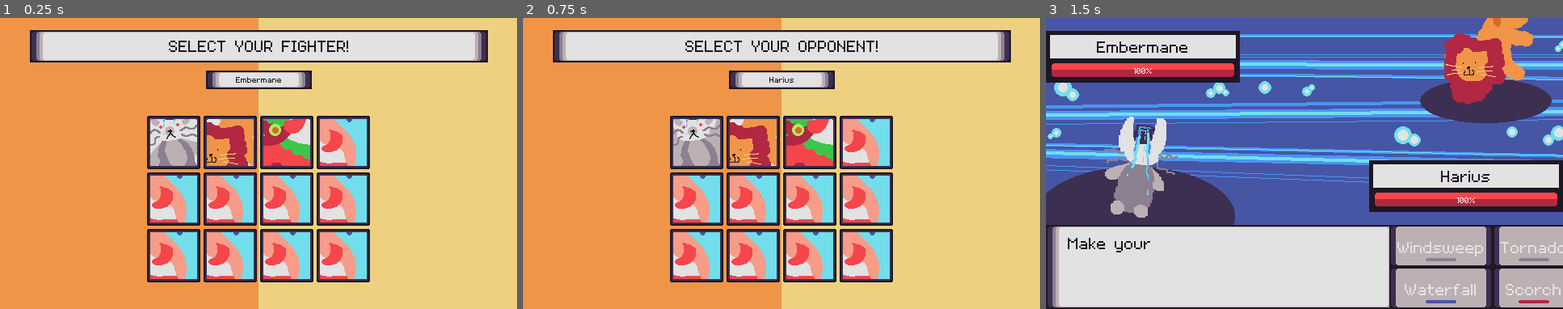
Above: before the commit, frames 1-3 (left to right).
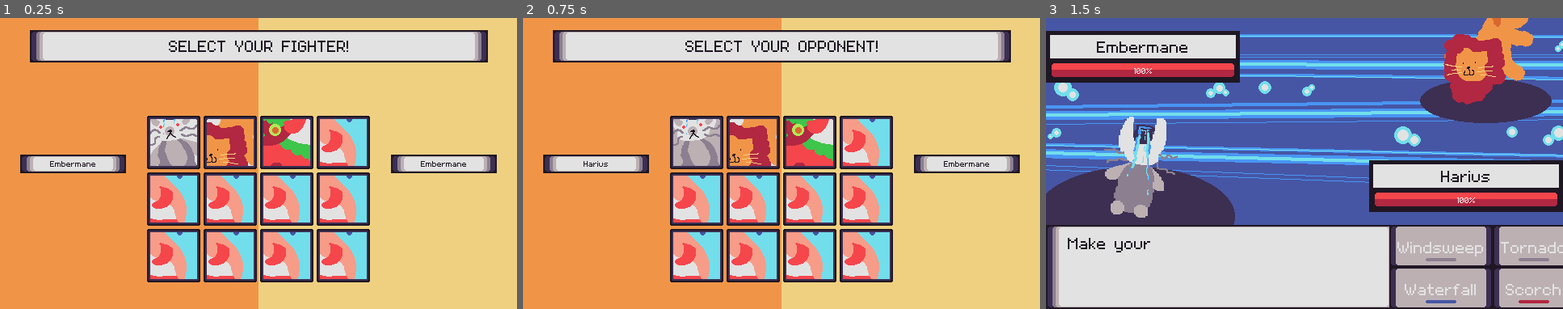
Above: after the commit, the same moments.

Repository: jadicodes/zodiac-battler
Game: Godot game, scene res://monster_select/monster_select.tscn
The game is run twice, just before and just after one commit, with the same random seed, the same clock (stepped at 60 frames per second) and the same inputs. The engine's default icon, where the game draws it, is replaced by a stand-in: a white triangle on a blue panel in a dark square.
Inputs (mouse positions are in pixels of both pictures, inside the frame that each line leads up to):
- Up to frame 1 (0.25 s): no input
- Up to frame 2 (0.75 s): click (698, 143) at 0.5 s
- Up to frame 3 (1.5 s): click (1278, 143) at 1.25 s

The runs differ from the first frame. In frame 1, 3.9% of the frame differs, in the area x 3-97%, y 18-54%; in frame 2, 3.9%; in frame 3, nothing differs.

Commit message:
Separate monster select hover labels by self/opponent

Diff:
--- a/project/monster_select/monster_select.gd
+++ b/project/monster_select/monster_select.gd
@@ -42,4 +42,7 @@
 
 
 func _on_monster_select_button_hovered(breed: Breed) -> void:
-	$HoveredMonsterPanel/HoveredMonsterLabel.text = breed.get_monster_name()
+	if _monster_select_state == State.CHOOSE_SELF:
+		%HoveredSelfLabel.text = breed.get_monster_name()
+	if _monster_select_state == State.CHOOSE_OPPONENT:
+		%HoveredOpponentLabel.text = breed.get_monster_name()
--- a/project/monster_select/monster_select.tscn
+++ b/project/monster_select/monster_select.tscn
@@ -117,21 +117,49 @@
 text = "CHOOSE YOUR FIGHTER!"
 horizontal_alignment = 1
 
-[node name="HoveredMonsterPanel" type="Panel" parent="."]
+[node name="HoveredSelfPanel" type="Panel" parent="."]
+unique_name_in_owner = true
 layout_mode = 1
-anchors_preset = 8
-anchor_left = 0.5
+anchors_preset = 4
 anchor_top = 0.5
-anchor_right = 0.5
 anchor_bottom = 0.5
-offset_left = -65.5
-offset_top = -115.5
-offset_right = 65.5
-offset_bottom = -92.5
+offset_left = 25.0
+offset_top = -11.5
+offset_right = 156.0
+offset_bottom = 11.5
+grow_vertical = 2
+
+[node name="HoveredSelfLabel" type="Label" parent="HoveredSelfPanel"]
+unique_name_in_owner = true
+layout_mode = 1
+anchors_preset = 15
+anchor_right = 1.0
+anchor_bottom = 1.0
+offset_top = 0.5
+offset_bottom = -2.5
 grow_horizontal = 2
 grow_vertical = 2
+text = "Embermane"
+horizontal_alignment = 1
+vertical_alignment = 1
 
-[node name="HoveredMonsterLabel" type="Label" parent="HoveredMonsterPanel"]
+[node name="HoveredOpponentPanel" type="Panel" parent="."]
+unique_name_in_owner = true
+layout_mode = 1
+anchors_preset = 6
+anchor_left = 1.0
+anchor_top = 0.5
+anchor_right = 1.0
+anchor_bottom = 0.5
+offset_left = -156.0
+offset_top = -11.5
+offset_right = -25.0
+offset_bottom = 11.5
+grow_horizontal = 0
+grow_vertical = 2
+
+[node name="HoveredOpponentLabel" type="Label" parent="HoveredOpponentPanel"]
+unique_name_in_owner = true
 layout_mode = 1
 anchors_preset = 15
 anchor_right = 1.0
